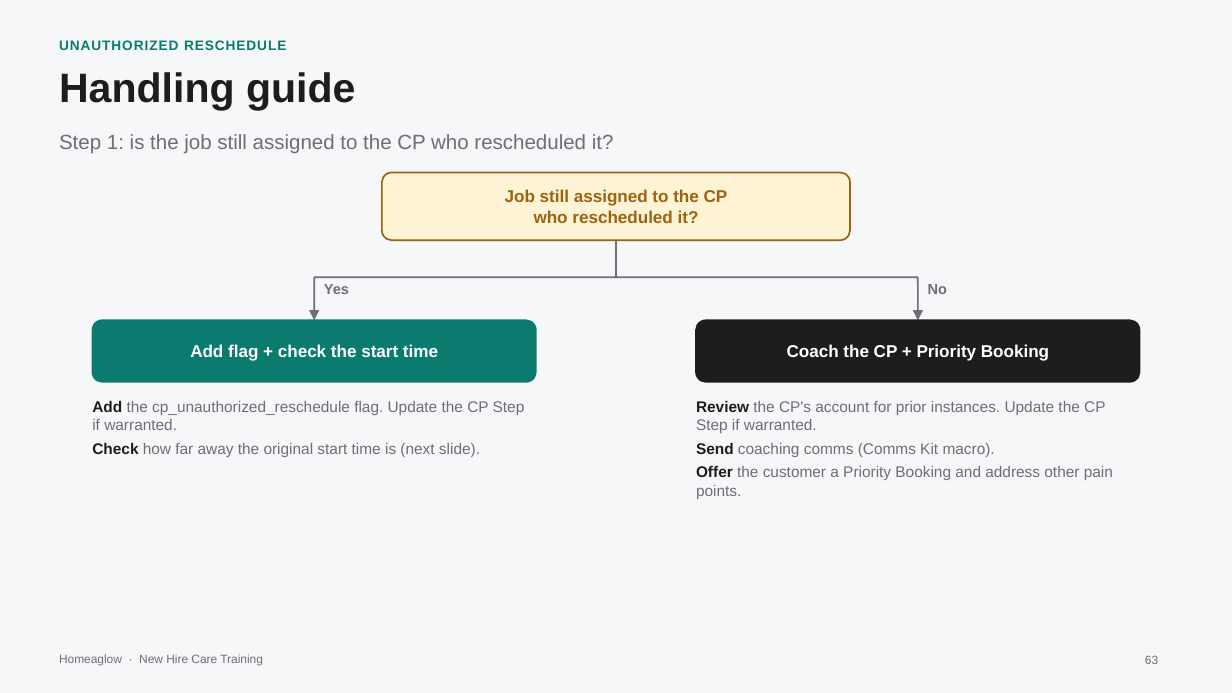
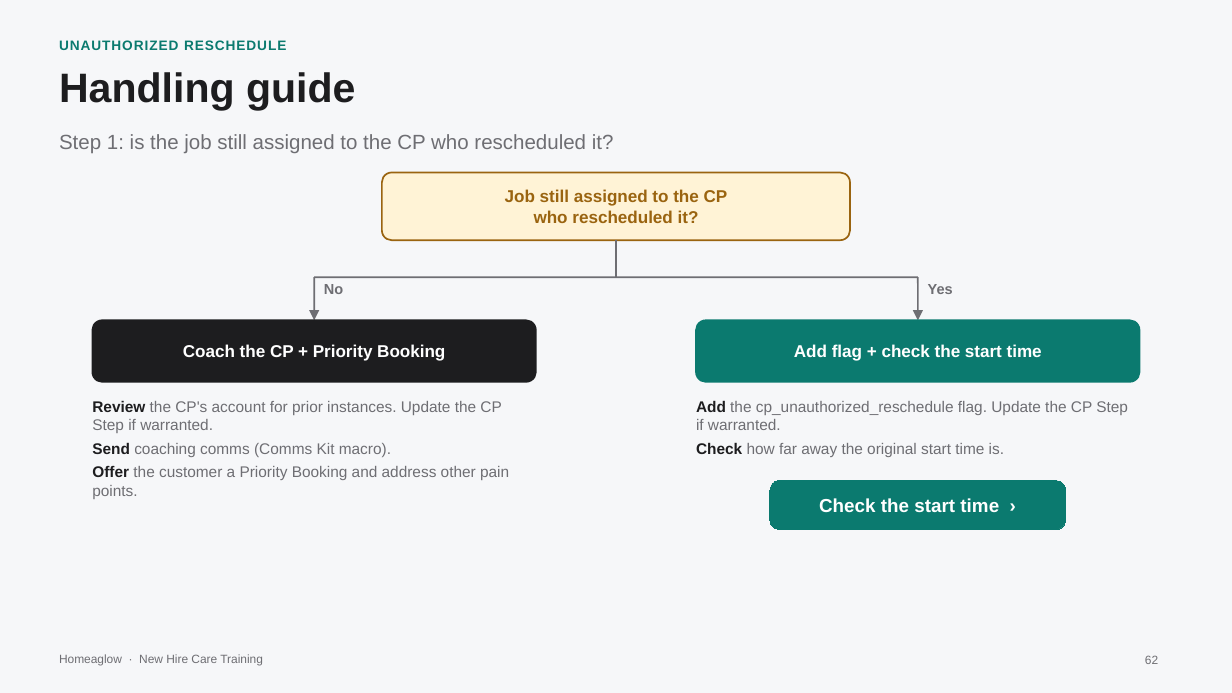
Before and after one commit to anjulimichelle/training, a slide deck: slide 62 of billing-disputes/billing-disputes-cash-payments.pptx (slide 63 before the commit). Drawn at 1232x693 pixels with LibreOffice and Linux fonts; fonts in the diff are those of the drawing. Boxes give left, top, right and bottom in pixels: in the first picture for what was removed or moved away, otherwise in the second. Text is boxed around its words. In the diff, an @@ line names an element or a change of style, - is before the commit and + after.

```diff
--- a/billing-disputes/billing-disputes-cash-payments.pptx
+++ b/billing-disputes/billing-disputes-cash-payments.pptx
@@ text at (x1=324, y1=284, x2=343, y2=294): text changed @@
-Yes
+No
@@ text at (x1=928, y1=284, x2=953, y2=294): text changed @@
-No
+Yes
@@ rounded rectangle at (x1=92, y1=320, x2=536, y2=382): fill #0B7A6F to #1D1D1F; outline #0B7A6F 1 pt to #1D1D1F 1 pt @@
@@ rounded rectangle at (x1=696, y1=320, x2=1140, y2=382): fill #1D1D1F to #0B7A6F; outline #1D1D1F 1 pt to #0B7A6F 1 pt @@
@@ text at (x1=183, y1=344, x2=445, y2=361): text changed @@
-Add flag + check the start time
+Coach the CP + Priority Booking
@@ text at (x1=794, y1=344, x2=1042, y2=361): text changed @@
-Coach the CP + Priority Booking
+Add flag + check the start time
@@ text at (x1=92, y1=400, x2=509, y2=499): text changed @@
-Add the cp_unauthorized_reschedule flag. Update the CP Step if warranted.
-Check how far away the original start time is (next slide).
+Review the CP's account for prior instances. Update the CP Step if warranted.
+Send coaching comms (Comms Kit macro).
+Offer the customer a Priority Booking and address other pain points.
@@ text at (x1=696, y1=400, x2=1128, y2=457): text changed @@
-Review the CP's account for prior instances. Update the CP Step if warranted.
-Send coaching comms (Comms Kit macro).
-Offer the customer a Priority Booking and address other pain points.
+Add the cp_unauthorized_reschedule flag. Update the CP Step if warranted.
+Check how far away the original start time is.
@@ rounded rectangle added at (x1=770, y1=480, x2=1066, y2=530), fill #0B7A6F, outline #0B7A6F 0.75 pt, 11 pt, text #FFFFFF, bold @@
+Check the start time ›
```
Also in this commit, not shown: 1 slide removed, 2 other files.
